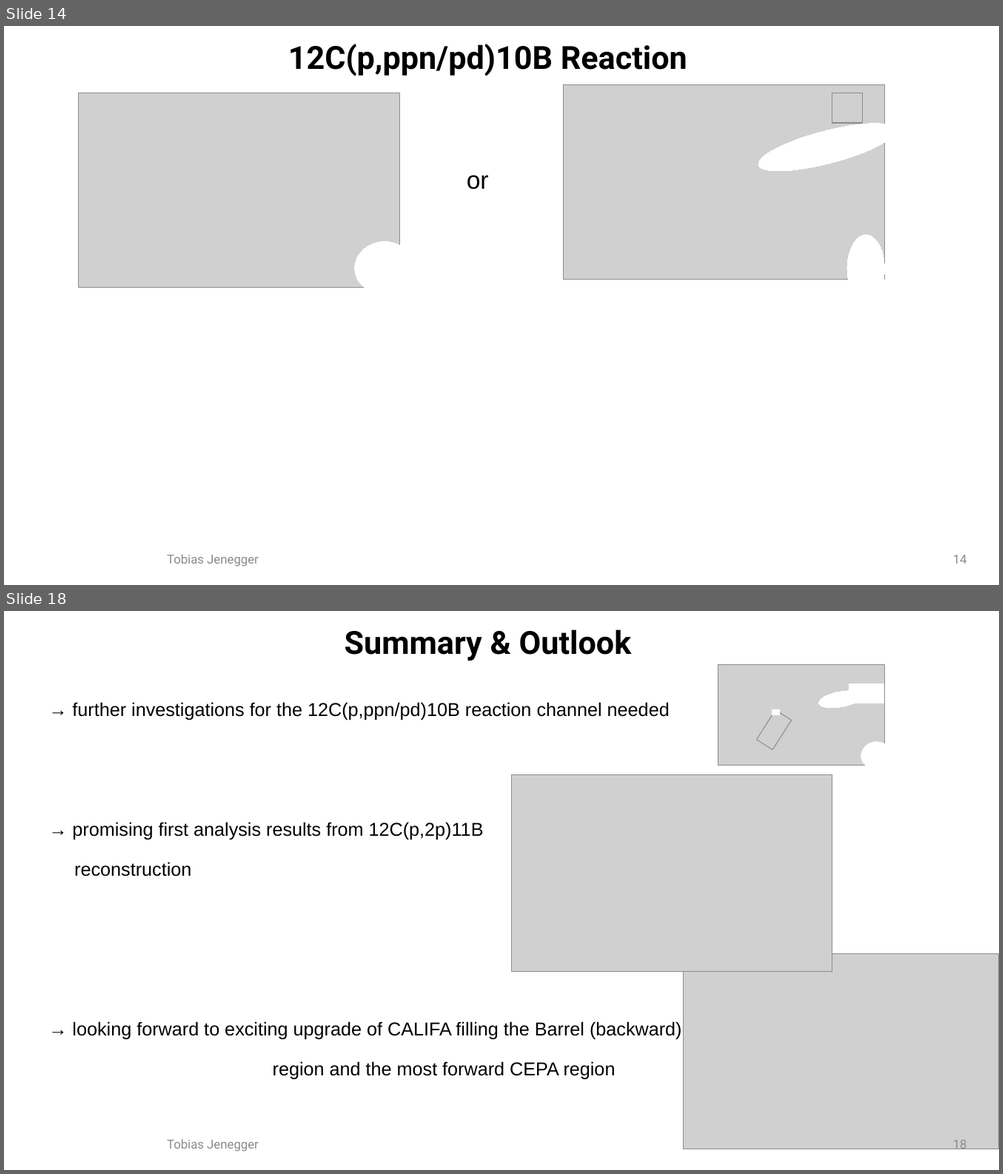
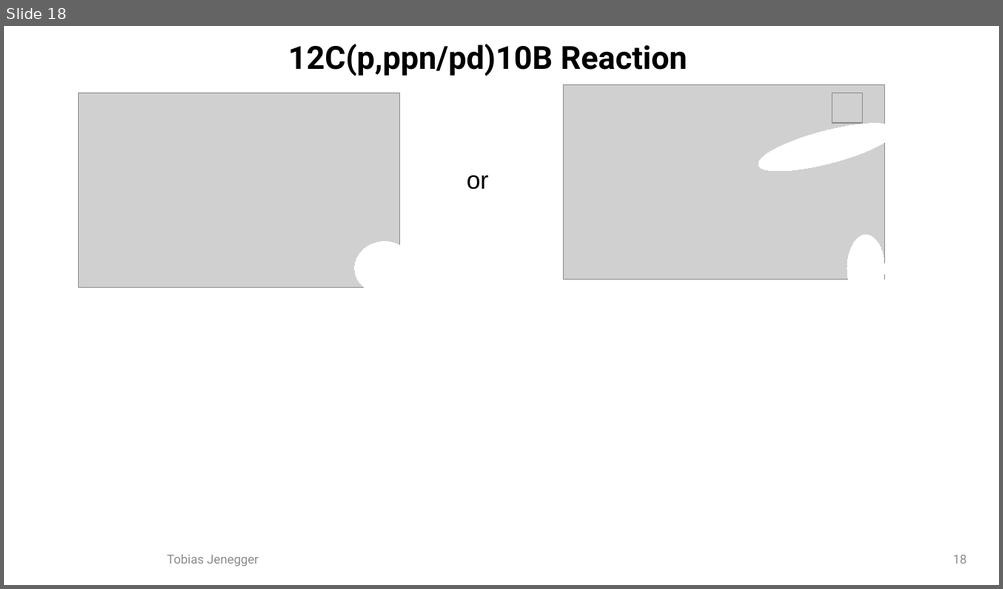
Before and after one commit to jenegger/2021_psi_pres, a slide deck: analysis.odp. Shown one above the other, each under a label of ours: slides 14 and 18 before the commit, slide 18 after it; the slides between them are not shown. The pictures are 1003x1174 and 1003x589 pixels, drawn with LibreOffice and Linux fonts; fonts in the diff are those of the drawing; grey boxes stand for pictures; background and template pictures are left out. Boxes give left, top, right and bottom in pixels: in the first picture for what was removed or moved away, otherwise in the second. Text is boxed around its words. In the diff, an @@ line names an element or a change of style, - is before the commit and + after.

```diff
--- a/analysis.odp
+++ b/analysis.odp
@@ slide 18 removed at box(4, 611, 999, 1170), background #FFFFFF @@
@@ title removed at box(344, 629, 632, 661) @@
-Summary & Outlook
@@ group removed at box(718, 665, 892, 769): 2 pictures, 2 ellipses, 2 rectangles @@
@@ text removed at box(72, 702, 682, 1080) @@
-→ further investigations for the 12C(p,ppn/pd)10B reaction channel needed
-→ promising first analysis results from 12C(p,2p)11B
-reconstruction
-→ looking forward to exciting upgrade of CALIFA filling the Barrel (backward)
-region and the most forward CEPA region
@@ ellipse removed at box(930, 757, 940, 766) @@
@@ picture removed at box(512, 775, 832, 972) @@
@@ picture removed at box(683, 954, 999, 1149) @@
@@ text removed at box(167, 1139, 259, 1152) @@
-Tobias Jenegger
@@ page number removed at box(953, 1140, 967, 1153) @@
-18
@@ what was slide 14 is now slide 18 @@
@@ page number at box(953, 555, 967, 564): text changed @@
-14
+18
```
Also in this commit, not shown: 5 slides changed, 4 slides added, 3 other slides removed, 13 other files.
